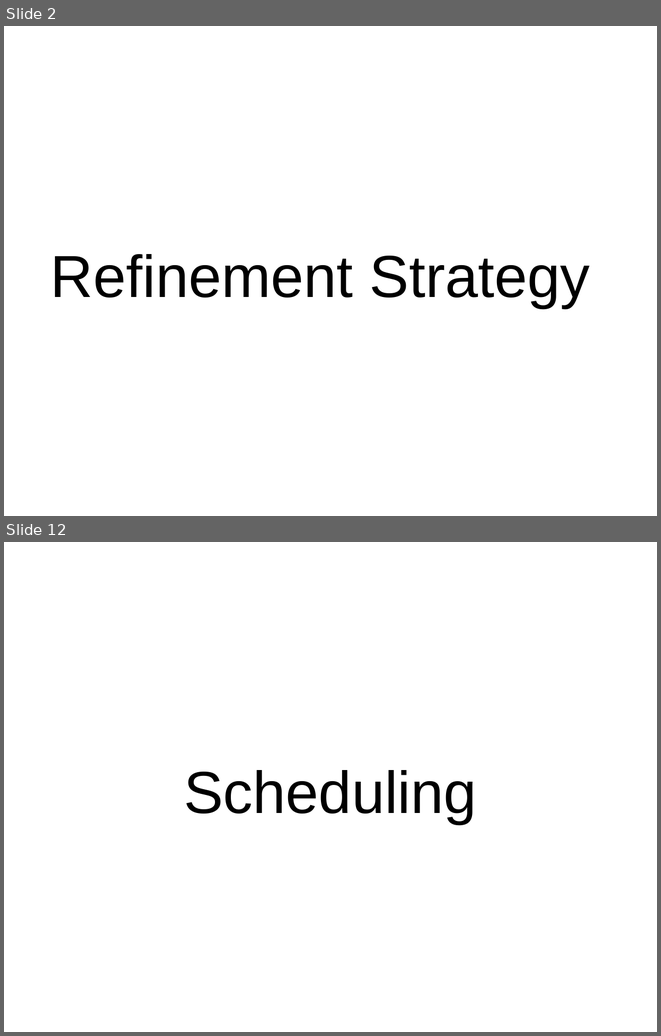
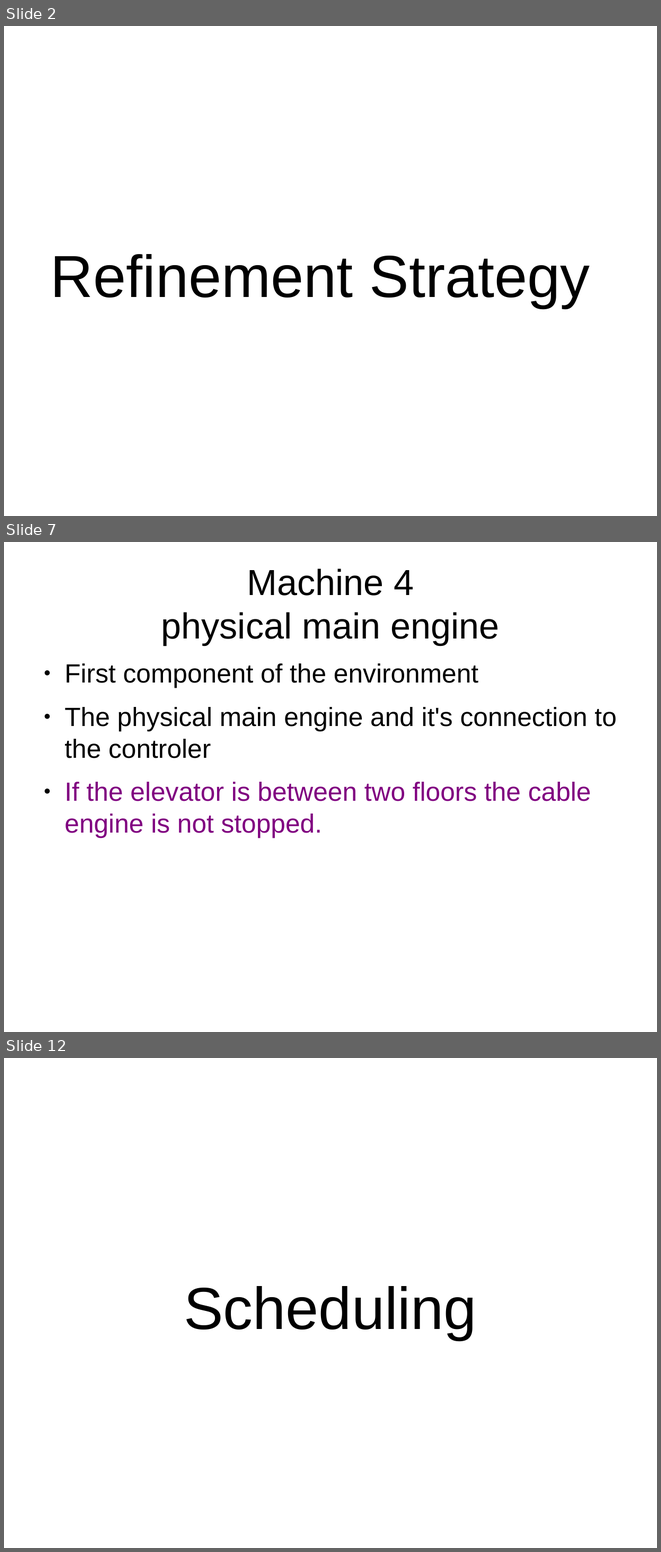
Before and after one commit to copton/ProvenLift, a slide deck: presentation/provenlift.odp. Shown one above the other, each under a label of ours: slides 2 and 12 before the commit, slides 2, 7 and 12 after it; the slides between them are not shown. The pictures are 661x1036 and 661x1552 pixels, drawn with LibreOffice and Linux fonts; fonts in the diff are those of the drawing. Boxes give left, top, right and bottom in pixels: in the first picture for what was removed or moved away, otherwise in the second. Text is boxed around its words. In the diff, an @@ line names an element or a change of style, - is before the commit and + after.

```diff
--- a/presentation/provenlift.odp
+++ b/presentation/provenlift.odp
@@ slide 7 added at bbox=[4, 542, 657, 1032], background #FFFFFF @@
@@ title added at bbox=[161, 568, 499, 645], 44 pt, text #000000 @@
+Machine 4
+physical main engine
@@ text added at bbox=[64, 663, 616, 837], 32 pt, text #000000 @@
+● First component of the environment
+● The physical main engine and it's connection to the controler
+● If the elevator is between two ﬂoors the cable engine is not stopped.
```
Also in this commit, not shown: 6 slides changed, 7 other slides added, 6 slides removed.
